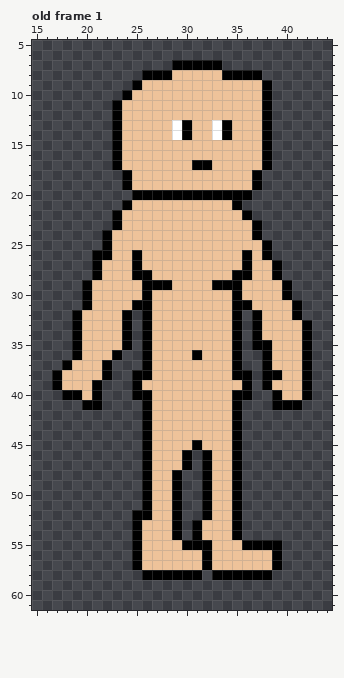
Two states of a pixel-art file, mammoth_mayhem/Assets/textures/ASE files/base.ase. Above: the version before the commit.
64x64 pixels, 1 frame. Shown: old frame 1: x 15..44, y 5..61. The commit also changed other frames, which this record leaves out.
The same view after the edit:
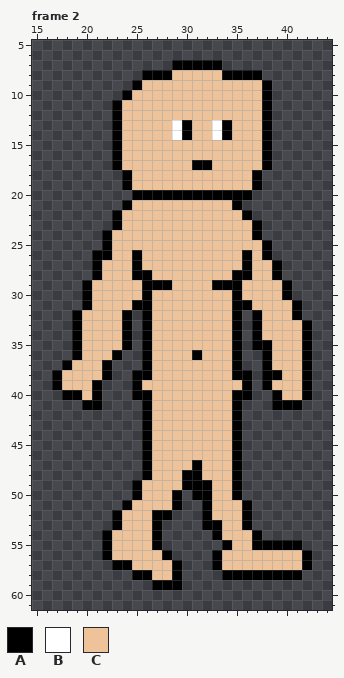
Palette (. is transparent): A #000000  B #ffffff  C #eec39a
A new or re-ordered frame is compared with the old frame closest to it.
The exact change:
frames 1 -> 4
--- frame 2 is new; against old frame 1
@@ x 15..44 @@
 44 ...........ACCCCCCCCA.........
-45 ...........ACCCCACCCA.........
-46 ...........ACCCA.ACCA.........
-47 ...........ACCCA.ACCA.........
-48 ...........ACCA..ACCA.........
-49 ...........ACCA..ACCA.........
-50 ...........ACCA..ACCA.........
-51 ...........ACCA..ACCA.........
-52 ..........AACCA..ACCA.........
-53 ..........ACCCA.ACCCA.........
-54 ..........ACCCA.ACCCA.........
-55 ..........ACCCCAAACCCAAAA.....
-56 ..........ACCCCCCACCCCCCA.....
-57 ..........ACCCCCCACCCCCCA.....
-58 ...........AAAAAA.AAAAAA......
-59 ..............................
+45 ...........ACCCCCCCCA.........
+46 ...........ACCCCCCCCA.........
+47 ...........ACCCCACCCA.........
+48 ...........ACCCAACCCA.........
+49 ..........ACCCCAAACCA.........
+50 ..........ACCCA.AACCA.........
+51 .........ACCCCA..ACCCA........
+52 ........ACCCAA...ACCCA........
+53 ........ACCCA....AACCA........
+54 .......ACCCCA.....ACCCA.......
+55 .......ACCCCA......ACCAAAAA...
+56 .......ACCCCCA....ACCCCCCCCA..
+57 ........AACCCCA...ACCCCCCCCA..
+58 ..........AACCA....AAAAAAAA...
+59 ............AAA...............
 60 ..............................
Changed places in both pictures, as pixel boxes (x1, y1, x2, y2):
changed: (102, 440, 312, 590)
